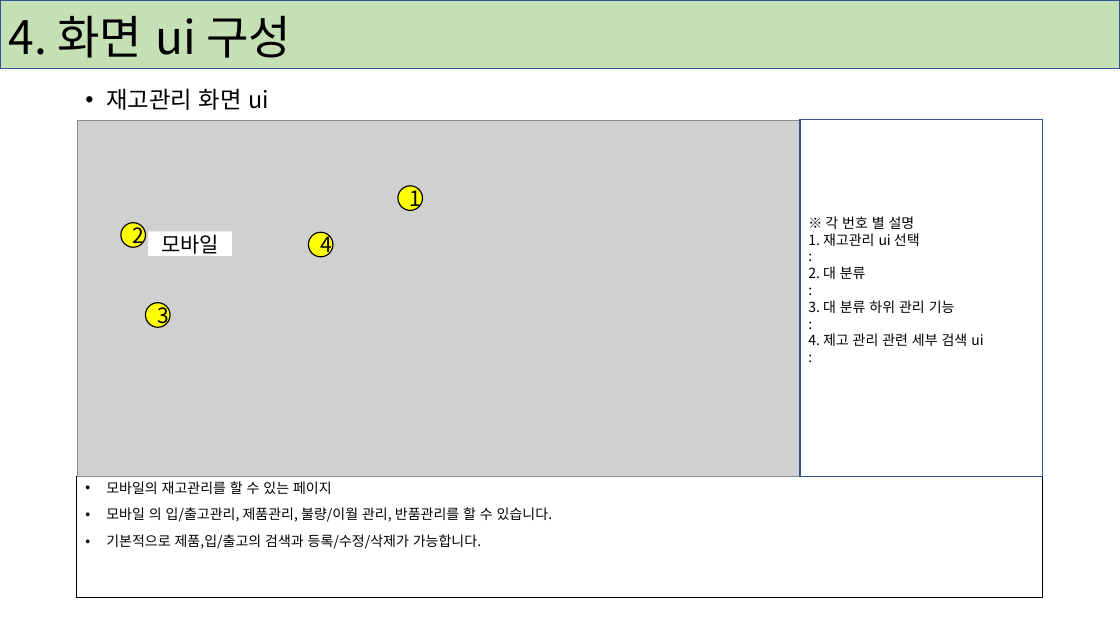
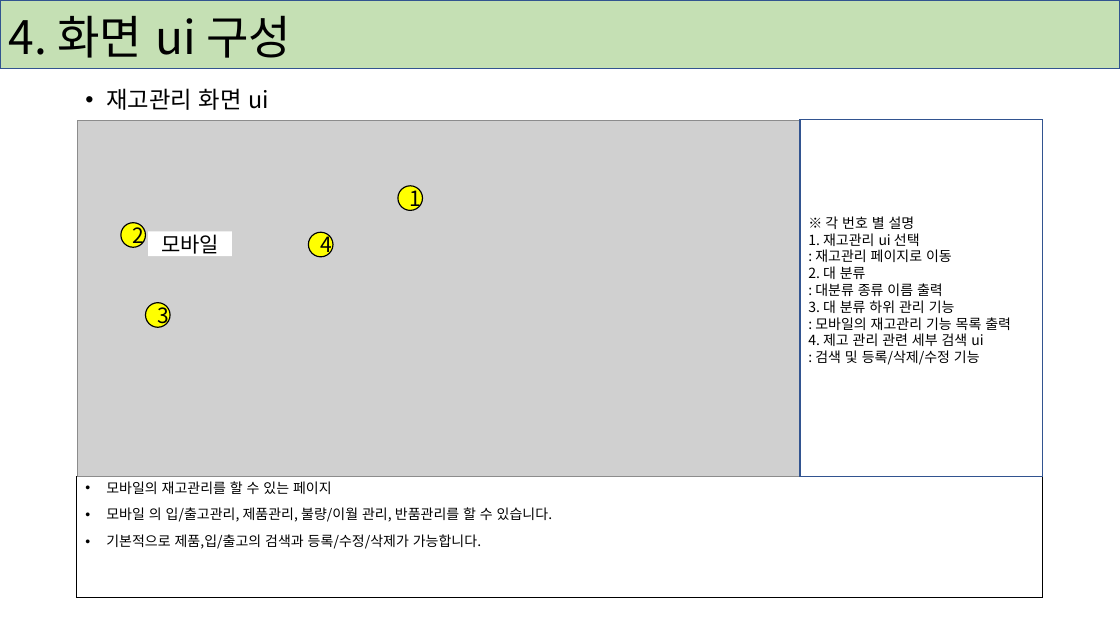
Before and after one commit to noel7752-gmail-com/-ERP-System, a slide deck: slide 12 of 주영일/4조 새벽코딩.pptx. Drawn at 1120x630 pixels with LibreOffice and Linux fonts; fonts in the diff are those of the drawing; grey boxes stand for pictures. Boxes give left, top, right and bottom in pixels: in the first picture for what was removed or moved away, otherwise in the second. Text is boxed around its words. In the diff, an @@ line names an element or a change of style, - is before the commit and + after.

```diff
--- a/주영일/4조 새벽코딩.pptx
+++ b/주영일/4조 새벽코딩.pptx
@@ text in rectangle at box(815, 249, 952, 262): text changed @@
-:
+: 재고관리 페이지로 이동
@@ text in rectangle at box(815, 283, 943, 296): text changed @@
-:
+: 대분류 종류 이름 출력
@@ text in rectangle at box(815, 317, 1011, 330): text changed @@
-:
+: 모바일의 재고관리 기능 목록 출력
@@ text in rectangle at box(815, 350, 980, 365): text changed @@
-:
+: 검색 및 등록/삭제/수정 기능
```
Also in this commit, not shown: 1 other slide changed.
